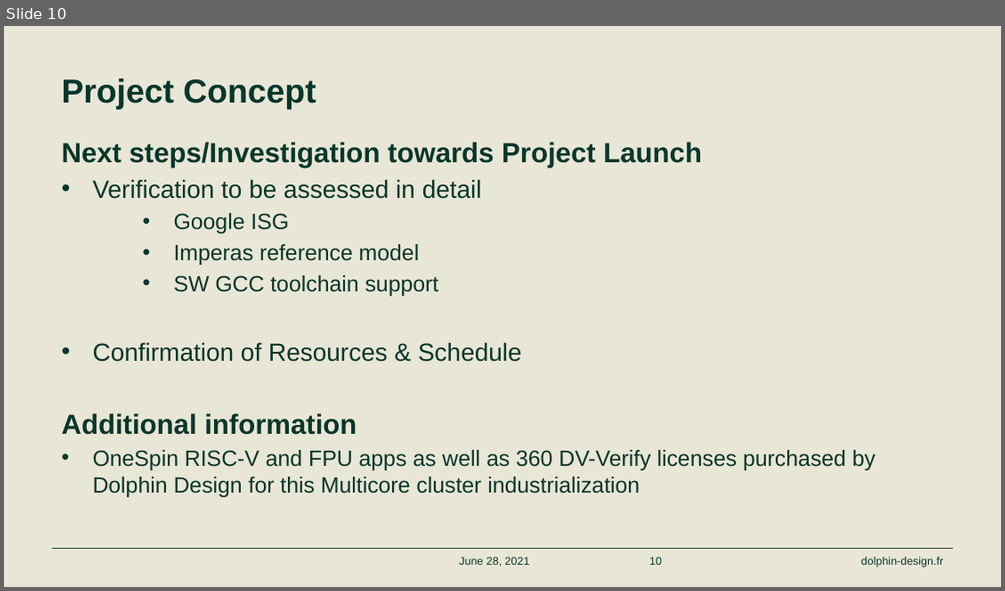
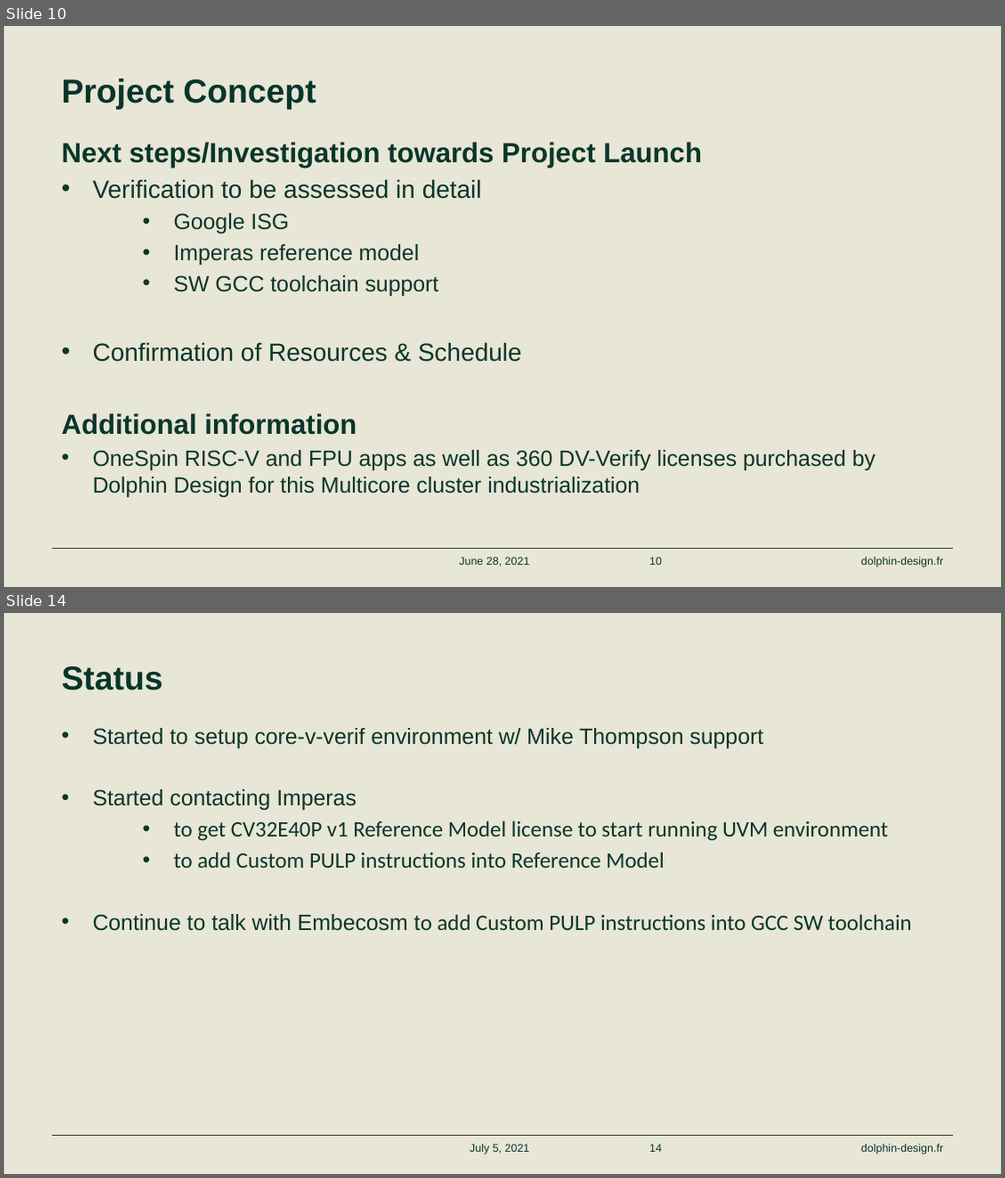
Before and after one commit to openhwgroup/programs, a slide deck: program/Project Descriptions and Plans/CV32E40Pv2/CV32E40P v2 Project Concept June 28 2021.pptx. Shown one above the other, each under a label of ours: slide 10 before the commit, slides 10 and 14 after it; the slides between them are not shown. The pictures are 1005x591 and 1005x1178 pixels, drawn with LibreOffice and Linux fonts; fonts in the diff are those of the drawing; background and template pictures are left out. Boxes give left, top, right and bottom in pixels: in the first picture for what was removed or moved away, otherwise in the second. Text is boxed around its words. In the diff, an @@ line names an element or a change of style, - is before the commit and + after.

```diff
--- a/program/Project Descriptions and Plans/CV32E40Pv2/CV32E40P v2 Project Concept June 28 2021.pptx
+++ b/program/Project Descriptions and Plans/CV32E40Pv2/CV32E40P v2 Project Concept June 28 2021.pptx
@@ slide 14 added at [4,613,1001,1174], background #FFFFFF; not listed: 3 template elements that a slide beside it also shows @@
@@ text added at [62,666,163,690], 24 pt, text #06362B, bold @@
+Status
@@ text added at [93,728,912,931], 16 pt, text #0A362B @@
+• Started to setup core-v-verif environment w/ Mike Thompson support
+• Started contacting Imperas
+  • to get CV32E40P v1 Reference Model license to start running UVM environment
+  • to add Custom PULP instructions into Reference Model
+• Continue to talk with Embecosm to add Custom PULP instructions into GCC SW toolchain
@@ text added at [469,1143,530,1154], 8 pt, text #06362B @@
+July 5, 2021
@@ page number added at [649,1143,662,1151], 8 pt, text #06362B @@
+14
```
Also in this commit, not shown: 1 slide changed, 3 other slides added.
